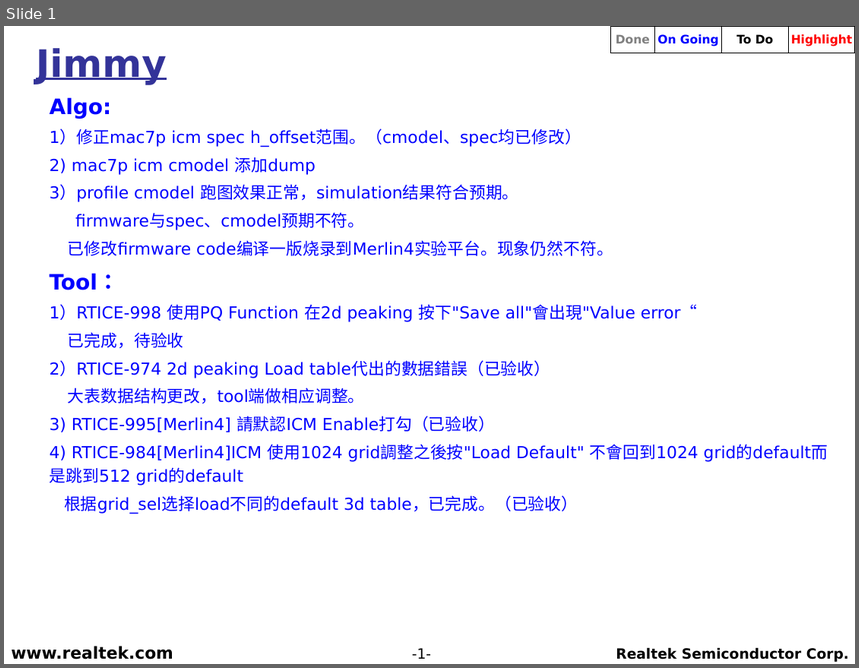
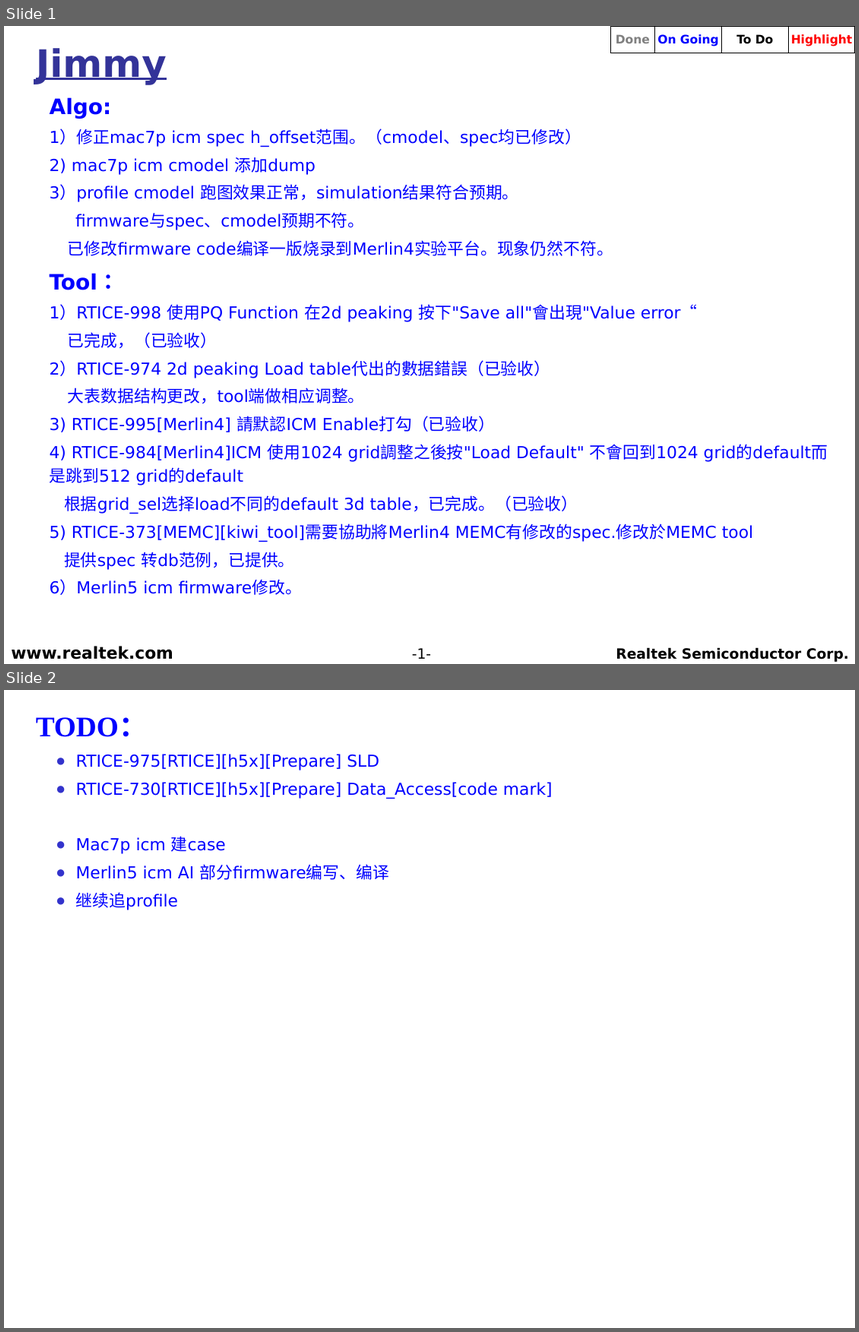
Before and after one commit to weicun581/Weekly_report, a slide deck: 2019年4月/RS_TV_SD_(Jimmy)_20190409.ppt. Shown one above the other, each under a label of ours: slide 1 before the commit, slides 1 and 2 after it. The pictures are 859x668 and 859x1332 pixels, drawn with LibreOffice and Linux fonts; fonts in the diff are those of the drawing; background and template pictures are left out. Boxes give left, top, right and bottom in pixels: in the first picture for what was removed or moved away, otherwise in the second. Text is boxed around its words. In the diff, an @@ line names an element or a change of style, - is before the commit and + after.

```diff
--- a/2019年4月/RS_TV_SD_(Jimmy)_20190409.ppt
+++ b/2019年4月/RS_TV_SD_(Jimmy)_20190409.ppt
@@ slide 2 added at [4,690,855,1328], background picture (left out) @@
@@ text added at [36,717,553,910], 14 pt, text #0000FF @@
+  TODO：
+  ● RTICE-975[RTICE][h5x][Prepare] SLD
+  ● RTICE-730[RTICE][h5x][Prepare] Data_Access[code mark]
+  ● Mac7p icm 建case
+  ● Merlin5 icm AI 部分firmware编写、编译
+  ● 继续追profile
@@ slide 1 changed as well @@
@@ text at [68,332,217,348]: text changed @@
-  已完成，待验收
+  已完成，（已验收）
@@ text at [50,525,753,595]: paragraphs added @@
+  5) RTICE-373[MEMC][kiwi_tool]需要協助將Merlin4 MEMC有修改的spec.修改於MEMC tool
+  提供spec 转db范例，已提供。
+  6）Merlin5 icm firmware修改。
```
Also in this commit, not shown: 1 slide removed, 5 other files.
